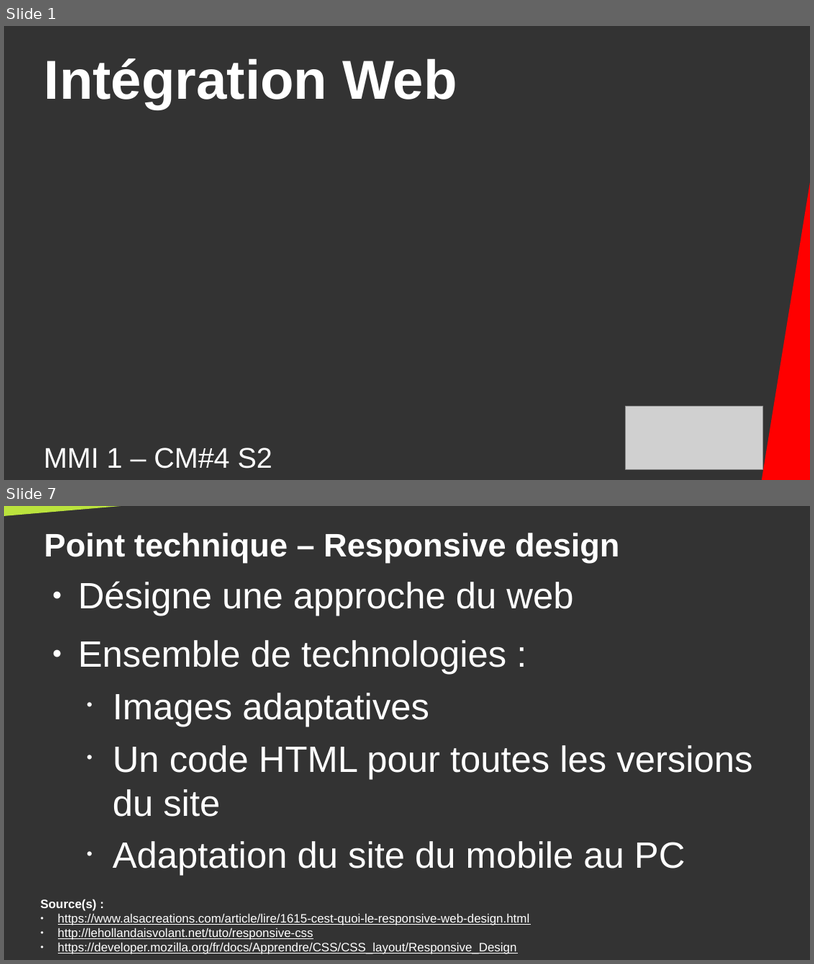
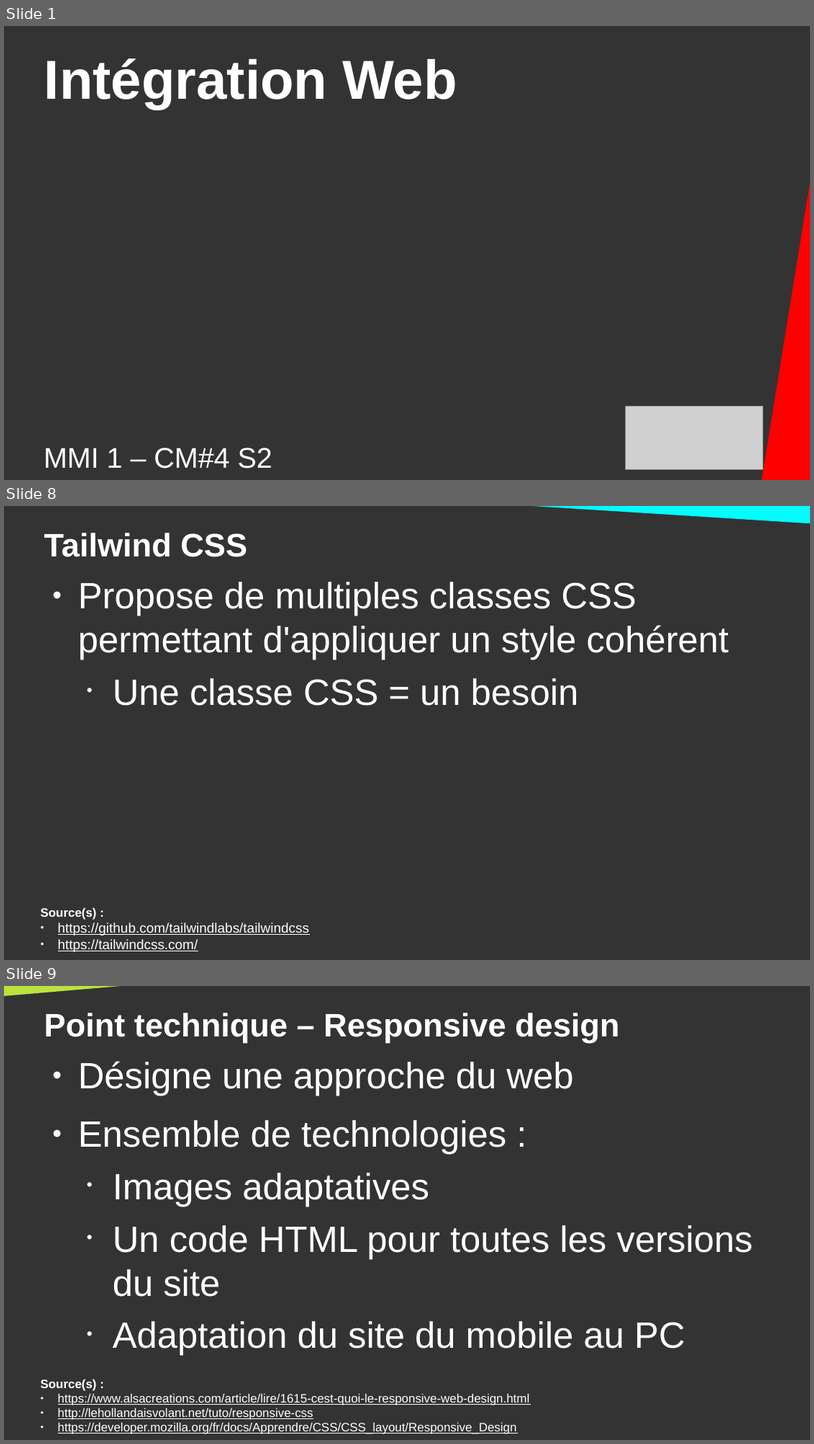
Before and after one commit to DanYellow/cours, a slide deck: integration-web-s2/cours-magistraux/numero-4/presentation.odp. Shown one above the other, each under a label of ours: slides 1 and 7 before the commit, slides 1, 8 and 9 after it; the slides between them are not shown. The pictures are 814x964 and 814x1444 pixels, drawn with LibreOffice and Linux fonts; fonts in the diff are those of the drawing; grey boxes stand for pictures. Boxes give left, top, right and bottom in pixels: in the first picture for what was removed or moved away, otherwise in the second. Text is boxed around its words. In the diff, an @@ line names an element or a change of style, - is before the commit and + after.

```diff
--- a/integration-web-s2/cours-magistraux/numero-4/presentation.odp
+++ b/integration-web-s2/cours-magistraux/numero-4/presentation.odp
@@ slide 8 added at (4,506,810,960), background #333333 @@
@@ right triangle added at (442,506,810,526), fill #00FDFF @@
@@ title added at (44,533,247,557), 32 pt, text #FFFFFF, bold @@
+Tailwind CSS
@@ text added at (78,582,729,705), 36 pt, text #FFFFFF @@
+● Propose de multiples classes CSS permettant d'appliquer un style cohérent
+  • Une classe CSS = un besoin
@@ text added at (41,907,309,952), 13.4 pt, text #FFFFFF, underline @@
+Source(s) :
+● https://github.com/tailwindlabs/tailwindcss
+● https://tailwindcss.com/
@@ what was slide 7 is now slide 9 @@
```
Also in this commit, not shown: 3 slides changed, 5 other slides added, 10 slides removed, 46 other files.
